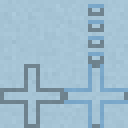
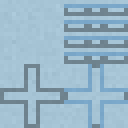
Comparing the layer stacks of the two 128 × 128 images. Changes:
painted on "Side North" over 64, 4, 128, 16
painted on "Side East" over 64, 20, 128, 32
painted on "Side South" over 64, 36, 128, 48
painted on "Side West" over 64, 52, 128, 64
